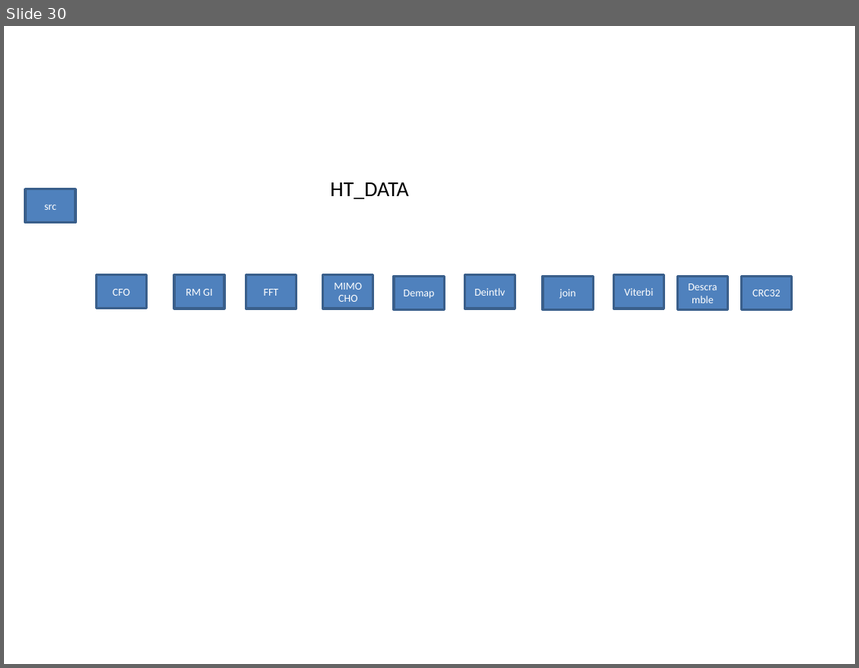
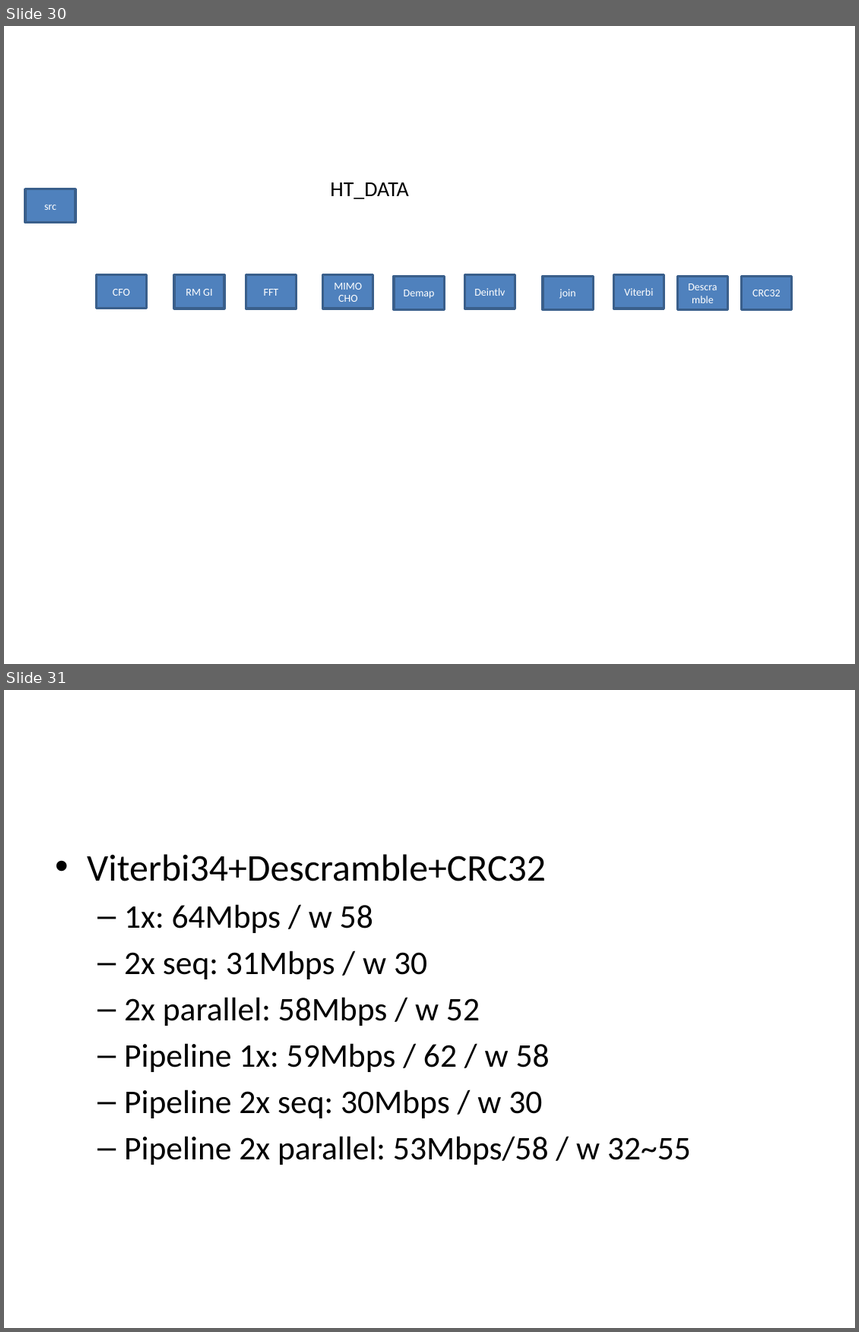
Before and after one commit to wwwgitcom/CORA, a slide deck: cora.pptx. Shown one above the other, each under a label of ours: slide 30 before the commit, slides 30 and 31 after it. The pictures are 859x668 and 859x1332 pixels, drawn with LibreOffice and Linux fonts; fonts in the diff are those of the drawing. Boxes give left, top, right and bottom in pixels: in the first picture for what was removed or moved away, otherwise in the second. Text is boxed around its words. In the diff, an @@ line names an element or a change of style, - is before the commit and + after.

Commit message:
update TPipeline. TODO: refine pipeline to reduce sync overhead...

```diff
--- a/cora.pptx
+++ b/cora.pptx
@@ slide 31 added at <box>4,690,855,1328</box>, background #FFFFFF @@
@@ text added at <box>87,854,691,1165</box>, 28 pt, text #000000 @@
+• Viterbi34+Descramble+CRC32
+  – 1x: 64Mbps / w 58
+  – 2x seq: 31Mbps / w 30
+  – 2x parallel: 58Mbps / w 52
+  – Pipeline 1x: 59Mbps / 62 / w 58
+  – Pipeline 2x seq: 30Mbps / w 30
+  – Pipeline 2x parallel: 53Mbps/58 / w 32~55
```
Also in this commit, not shown: 11 other files.
